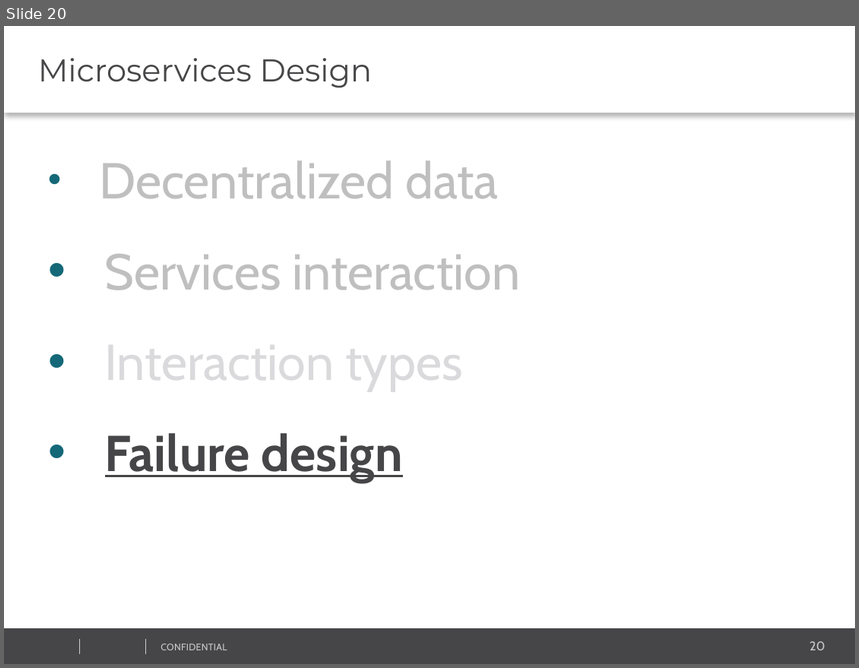
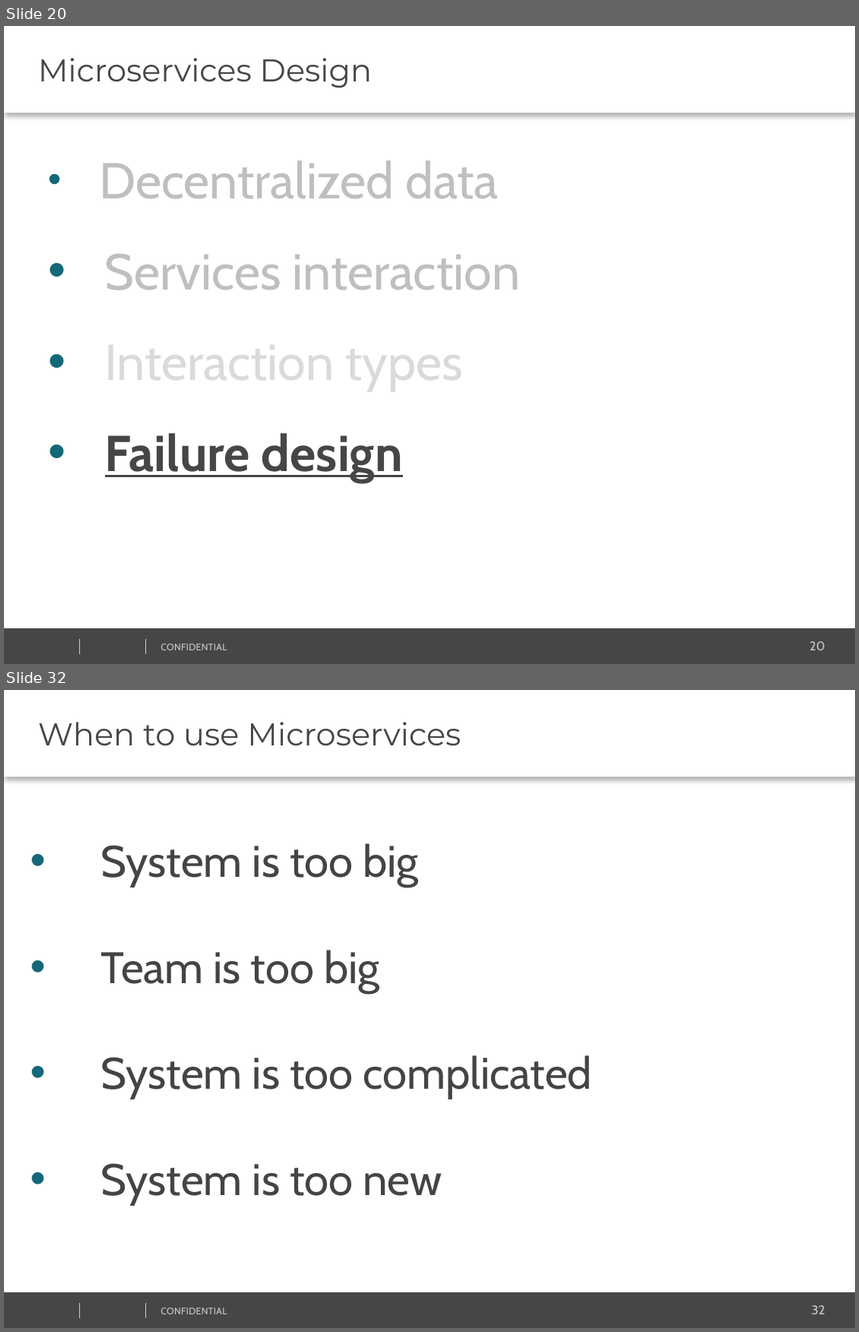
Before and after one commit to vitali-kviatkouski/personal, a slide deck: MicroservicesITWeek2017.pptx. Shown one above the other, each under a label of ours: slide 20 before the commit, slides 20 and 32 after it; the slides between them are not shown. The pictures are 859x668 and 859x1332 pixels, drawn with LibreOffice and Linux fonts; fonts in the diff are those of the drawing; background and template pictures are left out. Boxes give left, top, right and bottom in pixels: in the first picture for what was removed or moved away, otherwise in the second. Text is boxed around its words. In the diff, an @@ line names an element or a change of style, - is before the commit and + after.

```diff
--- a/MicroservicesITWeek2017.pptx
+++ b/MicroservicesITWeek2017.pptx
@@ slide 32 added at bbox=[4, 690, 855, 1328], background #FFFFFF; not listed: 5 template elements that a slide beside it also shows @@
@@ text added at bbox=[4, 690, 855, 777], fill #FFFFFF, 20 pt, text #464547 @@
+When to use Microservices
@@ text added at bbox=[101, 844, 592, 1205], 28 pt, text #444444 @@
+• System is too big
+• Team is too big
+• System is too complicated
+• System is too new
```
Also in this commit, not shown: 9 slides changed, 3 other slides added, 1 slide removed.
